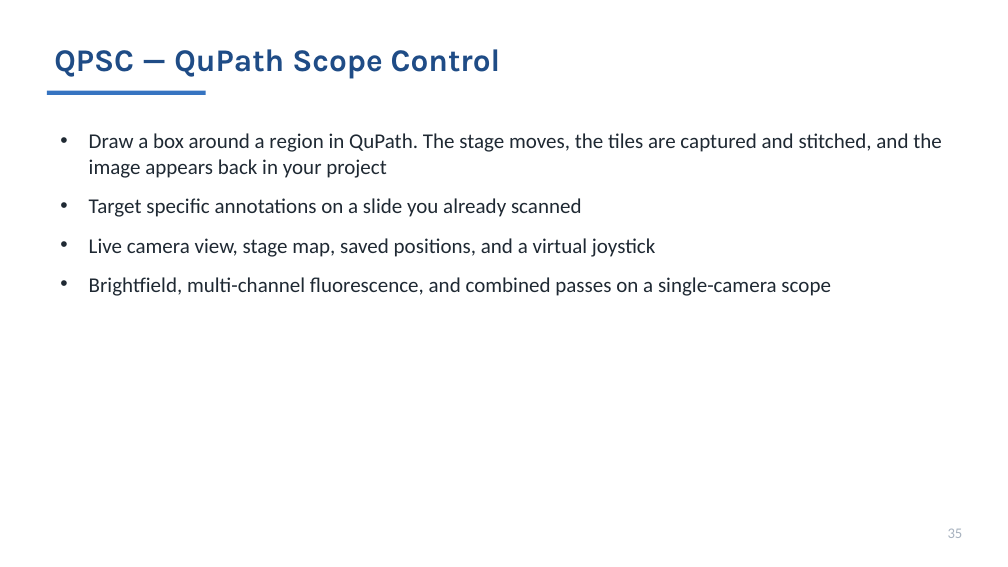
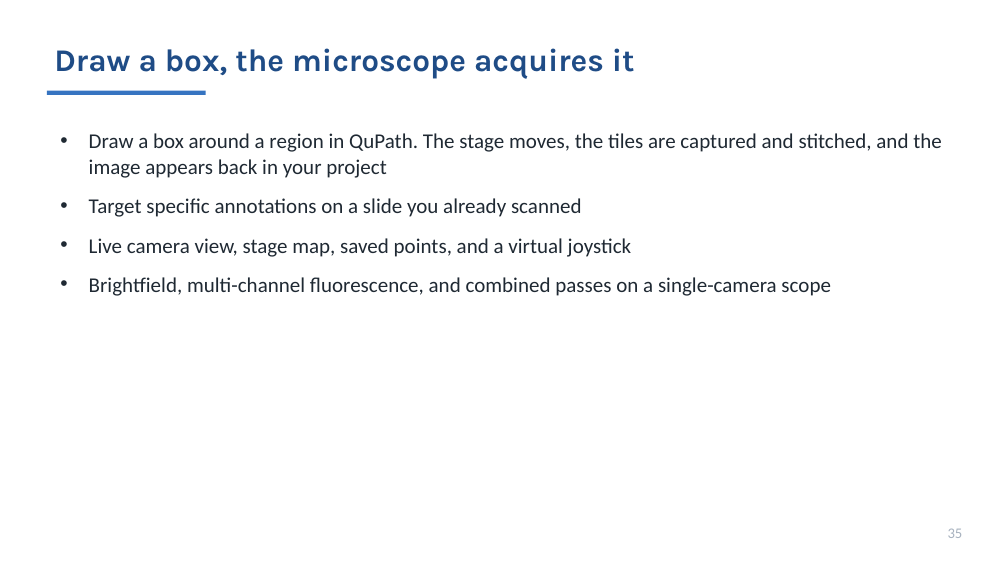
Before and after one commit to MichaelSNelson/BINA-I2K-2026-QuPath-Extensions, a slide deck: slide 35 of I2K_2026_QuPath_Extensions.pptx. Drawn at 1008x567 pixels with LibreOffice and Linux fonts; fonts in the diff are those of the drawing. Boxes give left, top, right and bottom in pixels: in the first picture for what was removed or moved away, otherwise in the second. Text is boxed around its words. In the diff, an @@ line names an element or a change of style, - is before the commit and + after.

```diff
--- a/I2K_2026_QuPath_Extensions.pptx
+++ b/I2K_2026_QuPath_Extensions.pptx
@@ text at bbox=[54, 48, 635, 79]: text changed @@
-QPSC — QuPath Scope Control
+Draw a box, the microscope acquires it
@@ text at bbox=[89, 238, 631, 257]: text changed @@
-• Live camera view, stage map, saved positions, and a virtual joystick
+• Live camera view, stage map, saved points, and a virtual joystick
```
Also in this commit, not shown: 8 other slides changed, 1 other file.
